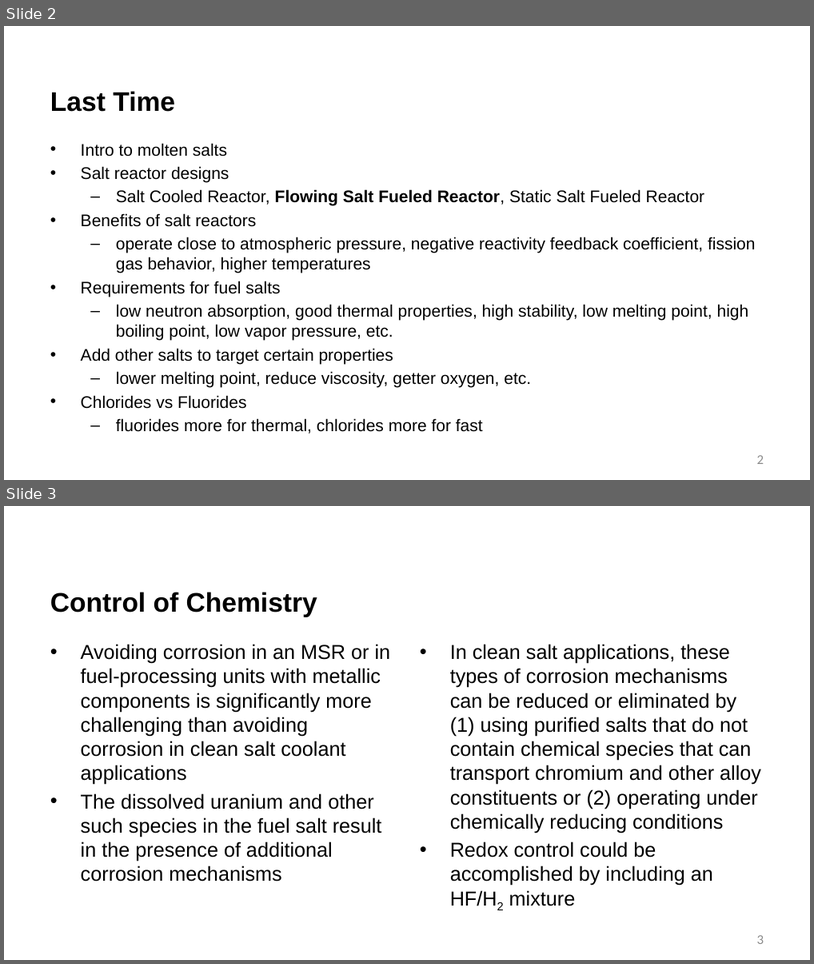
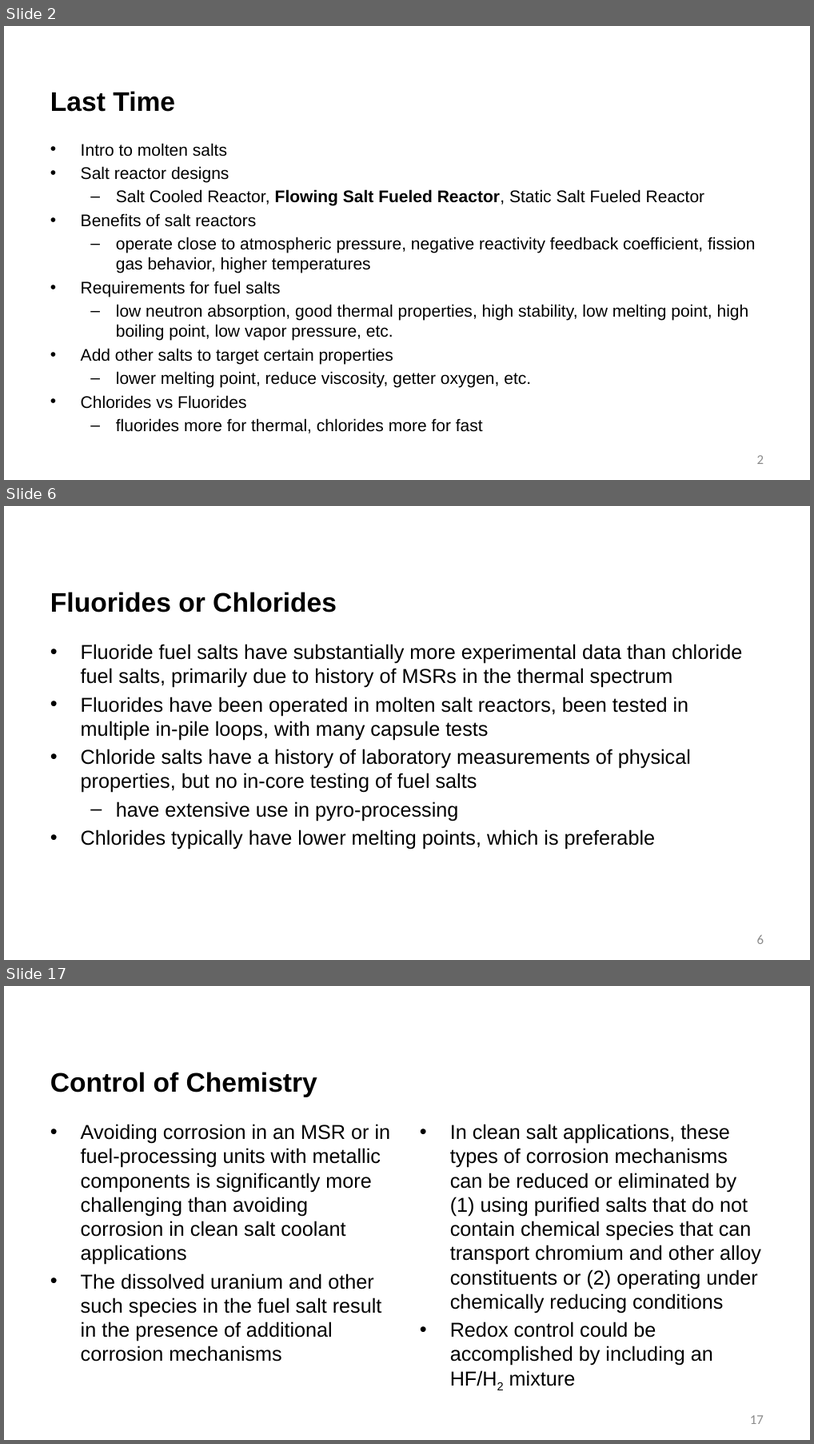
Before and after one commit to benbeeler/TEACHING, a slide deck: Advanced Reactor Materials/Fall2026/Lec14_MoltenSalts.pptx. Shown one above the other, each under a label of ours: slides 2 and 3 before the commit, slides 2, 6 and 17 after it; the slides between them are not shown. The pictures are 814x964 and 814x1444 pixels, drawn with LibreOffice and Linux fonts; fonts in the diff are those of the drawing; background and template pictures are left out. Boxes give left, top, right and bottom in pixels: in the first picture for what was removed or moved away, otherwise in the second. Text is boxed around its words. In the diff, an @@ line names an element or a change of style, - is before the commit and + after.

```diff
--- a/Advanced Reactor Materials/Fall2026/Lec14_MoltenSalts.pptx
+++ b/Advanced Reactor Materials/Fall2026/Lec14_MoltenSalts.pptx
@@ slide 6 added at (x1=4, y1=506, x2=810, y2=960), background #FFFFFF @@
@@ title added at (x1=50, y1=592, x2=337, y2=612), 32 pt, text #000000, bold @@
+Fluorides or Chlorides
@@ text added at (x1=81, y1=644, x2=742, y2=849), 24 pt, text #000000 @@
+• Fluoride fuel salts have substantially more experimental data than chloride fuel salts, primarily due to history of MSRs in the thermal spectrum
+• Fluorides have been operated in molten salt reactors, been tested in multiple in-pile loops, with many capsule tests
+• Chloride salts have a history of laboratory measurements of physical properties, but no in-core testing of fuel salts
+  – have extensive use in pyro-processing
+• Chlorides typically have lower melting points, which is preferable
@@ page number added at (x1=758, y1=935, x2=764, y2=944), 16 pt, text #8C8C8C @@
+6
@@ what was slide 3 is now slide 17 @@
@@ page number at (x1=750, y1=1415, x2=764, y2=1424): text changed @@
-3
+17
```
Also in this commit, not shown: 13 other slides added, 13 other files.
